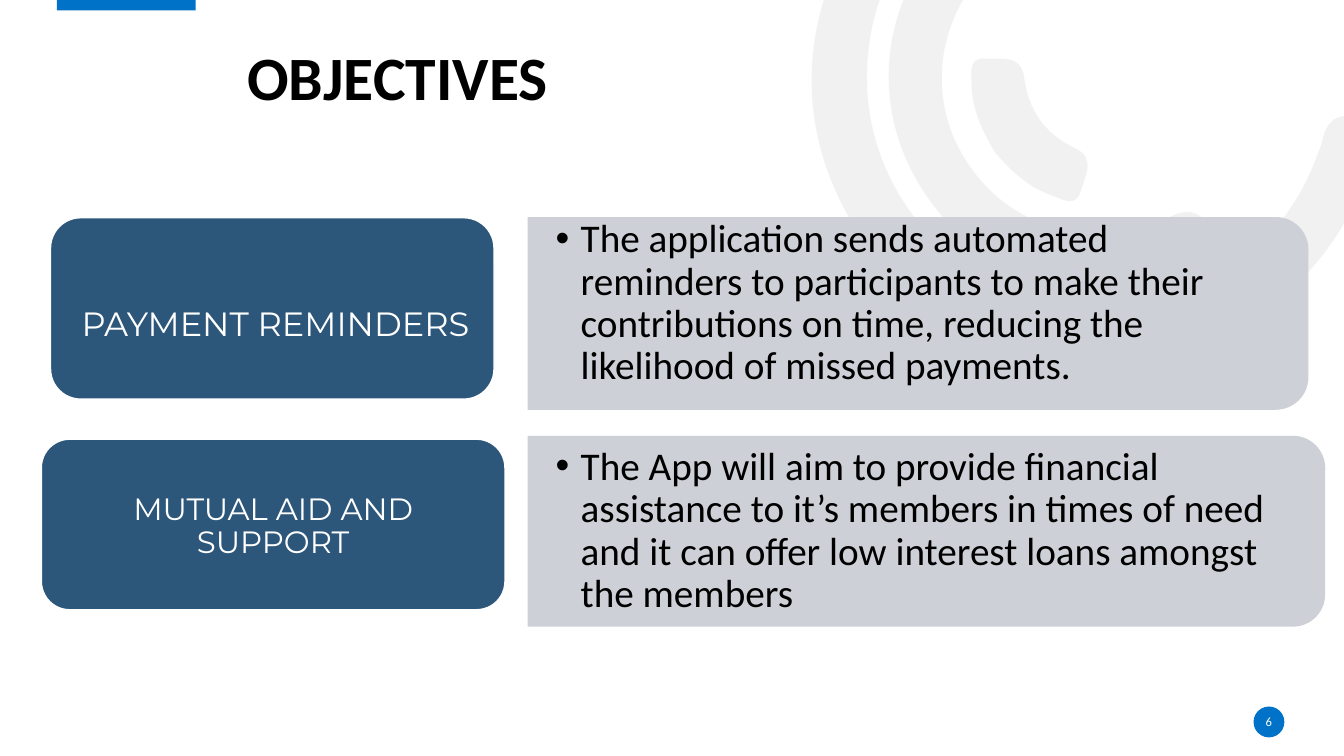
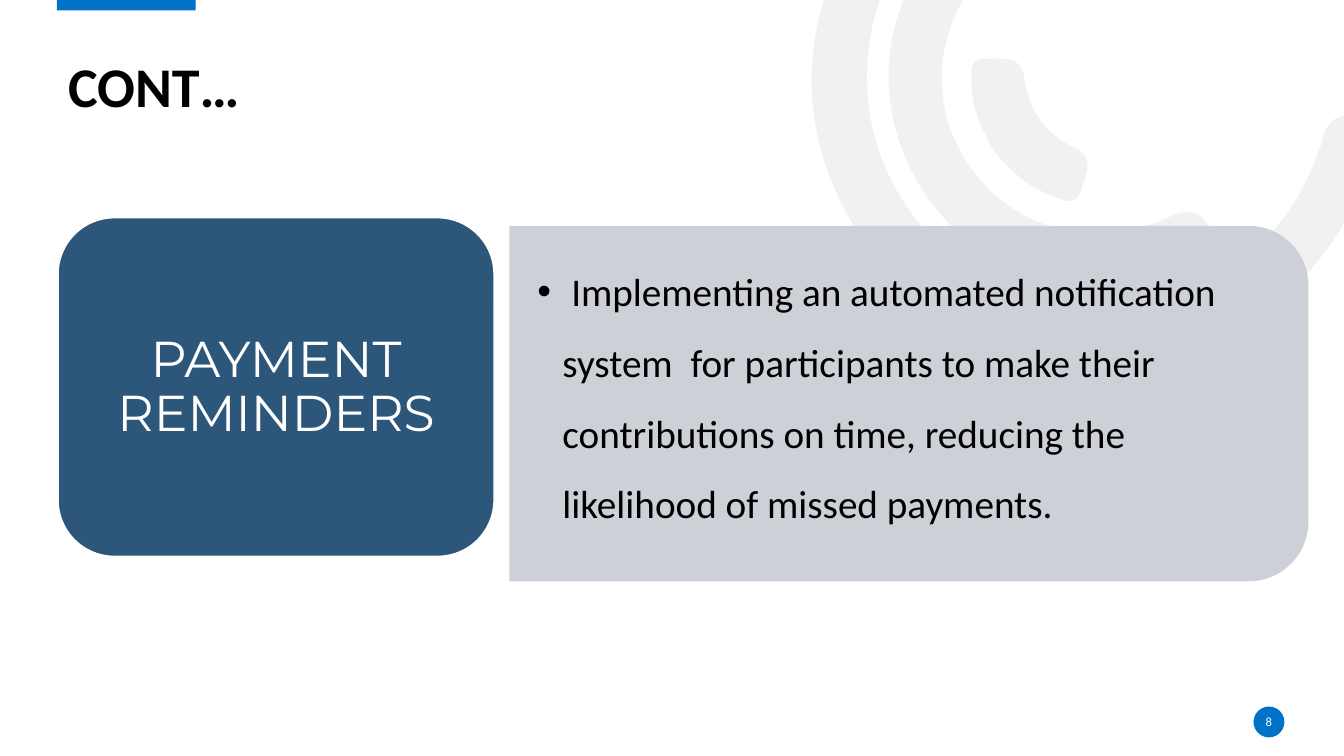
Before and after one commit to Njangi-Association/Njangi-App, a slide deck: slide 8 of Presentation title.pptx (slide 6 before the commit). Drawn at 1344x756 pixels with LibreOffice and Linux fonts; fonts in the diff are those of the drawing; background and template pictures are left out. Boxes give left, top, right and bottom in pixels: in the first picture for what was removed or moved away, otherwise in the second. Text is boxed around its words. In the diff, an @@ line names an element or a change of style, - is before the commit and + after.

```diff
--- a/Presentation title.pptx
+++ b/Presentation title.pptx
@@ text at box(68, 70, 239, 108): text changed; size 44 to 40 pt @@
-OBJECTIVES
+CONT…
@@ rounded rectangle: place and size @@
-rounded rectangle at box(50, 218, 494, 399)
+rounded rectangle at box(58, 218, 495, 557)
@@ text "PAYMENT REMINDERS": place and size @@
-text "PAYMENT REMINDERS" at box(82, 312, 470, 336)
+text "PAYMENT REMINDERS" at box(117, 341, 434, 432)
@@ text "PAYMENT REMINDERS" at box(117, 341, 434, 432): size 24 to 36 pt; more space between paragraphs @@
@@ round same rect: place and size @@
-round same rect at box(529, 217, 1308, 409)
+round same rect at box(510, 227, 1308, 581)
@@ text at box(562, 278, 1215, 525): text changed @@
-  •• The application sends automated reminders to participants to make their contributions on time, reducing the likelihood of missed payments.
+  •• Implementing an automated notification system for participants to make their contributions on time, reducing the likelihood of missed payments.
@@ rounded rectangle removed at box(41, 440, 505, 610) @@
@@ round same rect removed at box(528, 437, 1325, 626) @@
@@ text removed at box(581, 452, 1264, 608) @@
-  •• The App will aim to provide financial assistance to it’s members in times of need and it can offer low interest loans amongst the members
@@ text removed at box(133, 498, 413, 553) @@
-MUTUAL AID AND SUPPORT
@@ page number at box(1266, 717, 1272, 726): text changed @@
-6
+8
```
Also in this commit, not shown: 15 other slides changed, 6 slides added, 2 slides removed.
